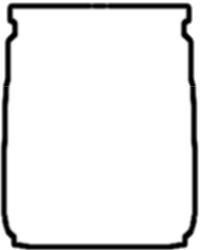
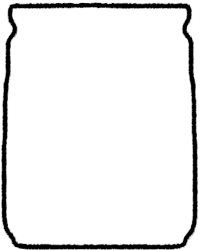
Layers edited between the first and the second 200px x 250px image:
removed layer "Layer" over [0, 2, 199, 250]
added layer "Layer #1" above "Layer #2" over [0, 2, 199, 250]
added layer "Layer #2" over [4, 5, 195, 247]
